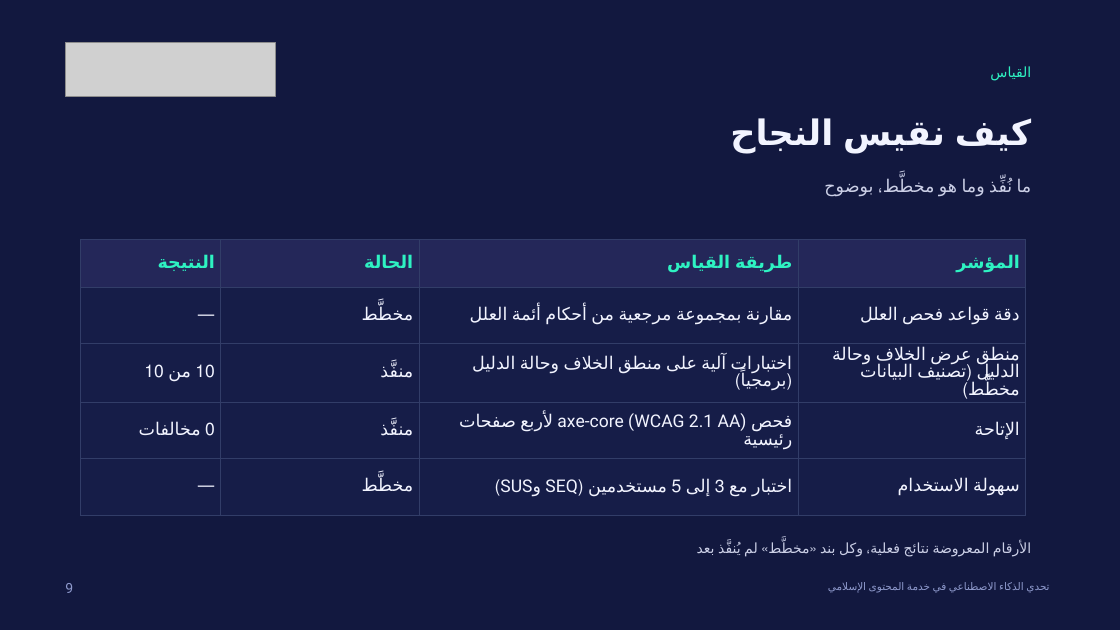
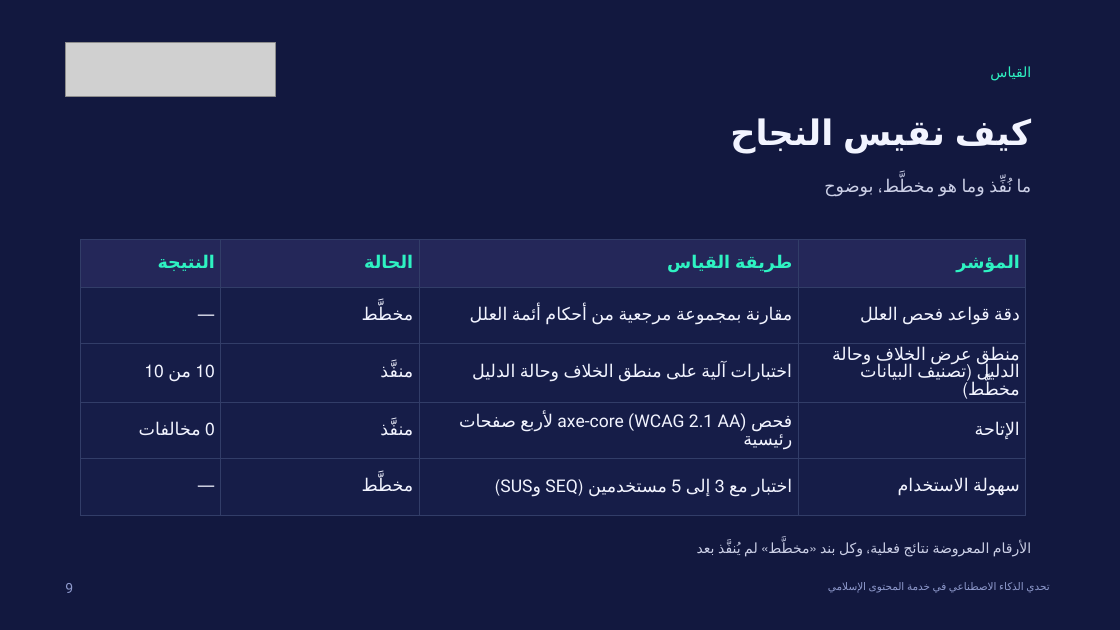
Before and after one commit to Abdelrahman984/smart-hadith-tree-web, a slide deck: slide 9 of docs/challenge/Smart_Hadith_Tree_Presentation_v2.pptx. Drawn at 1120x630 pixels with LibreOffice and Linux fonts; fonts in the diff are those of the drawing; grey boxes stand for pictures; background and template pictures are left out. Boxes give left, top, right and bottom in pixels: in the first picture for what was removed or moved away, otherwise in the second. Text is boxed around its words. In the diff, an @@ line names an element or a change of style, - is before the commit and + after.

```diff
--- a/docs/challenge/Smart_Hadith_Tree_Presentation_v2.pptx
+++ b/docs/challenge/Smart_Hadith_Tree_Presentation_v2.pptx
@@ table at [81,239,1025,500] @@
-row 3, column 3: اختبارات آلية على منطق الخلاف وحالة الدليل (برمجياً)
+row 3, column 3: اختبارات آلية على منطق الخلاف وحالة الدليل
```
Also in this commit, not shown: 10 other slides changed, 1 other file.
